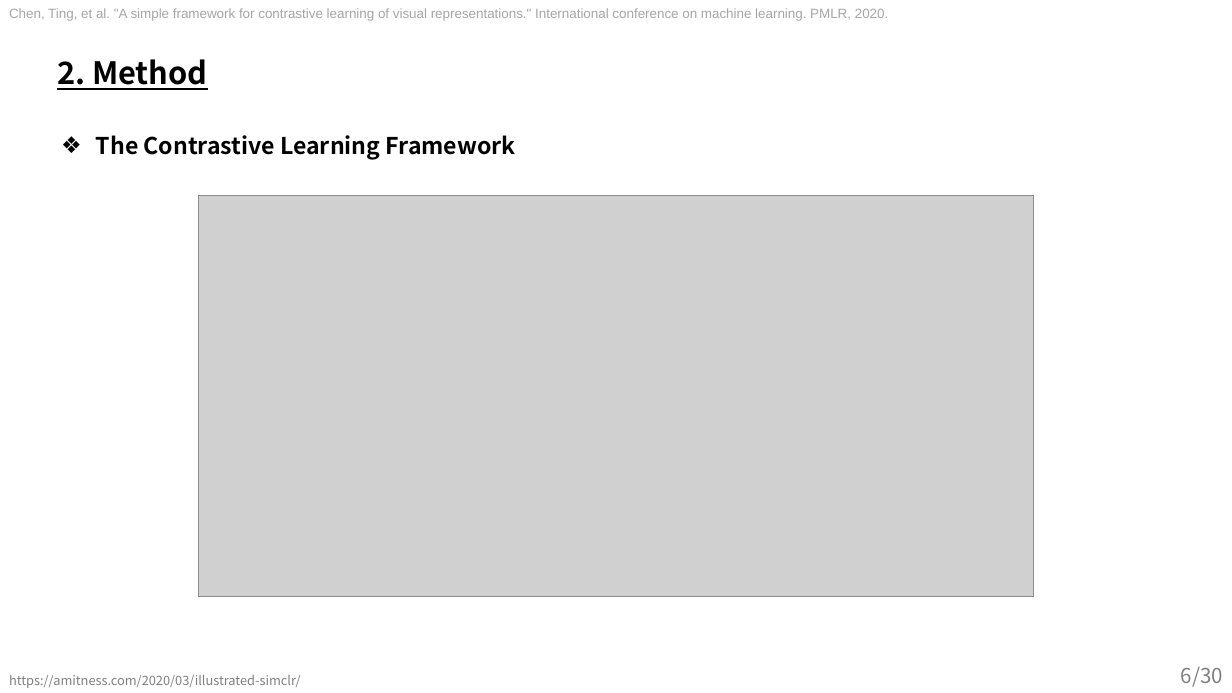
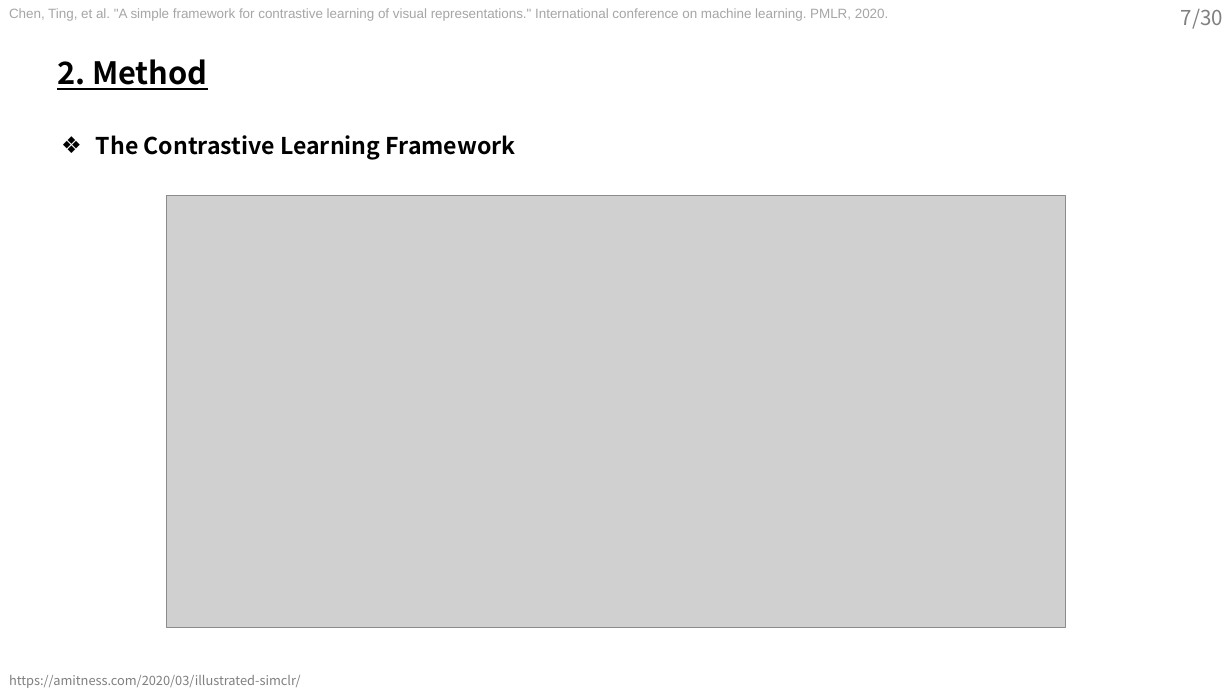
Before and after one commit to sohee98/LabSeminar, a slide deck: slide 7 of 220810_Contrastive learning/22.08.10 - Contrastive Learning.pptx (slide 6 before the commit). Drawn at 1232x693 pixels with LibreOffice and Linux fonts; fonts in the diff are those of the drawing; grey boxes stand for pictures. Boxes give left, top, right and bottom in pixels: in the first picture for what was removed or moved away, otherwise in the second. Text is boxed around its words. In the diff, an @@ line names an element or a change of style, - is before the commit and + after.

```diff
--- a/220810_Contrastive learning/22.08.10 - Contrastive Learning.pptx
+++ b/220810_Contrastive learning/22.08.10 - Contrastive Learning.pptx
@@ page number added at (x1=1181, y1=9, x2=1223, y2=29), 16 pt, text #808080 @@
+7/30
@@ picture resized from (x1=199, y1=196, x2=1033, y2=597) to (x1=166, y1=196, x2=1065, y2=628) @@
@@ page number removed at (x1=1181, y1=667, x2=1223, y2=687) @@
-6/30
```
Also in this commit, not shown: 10 other slides changed, 3 slides added, 4 slides removed.
